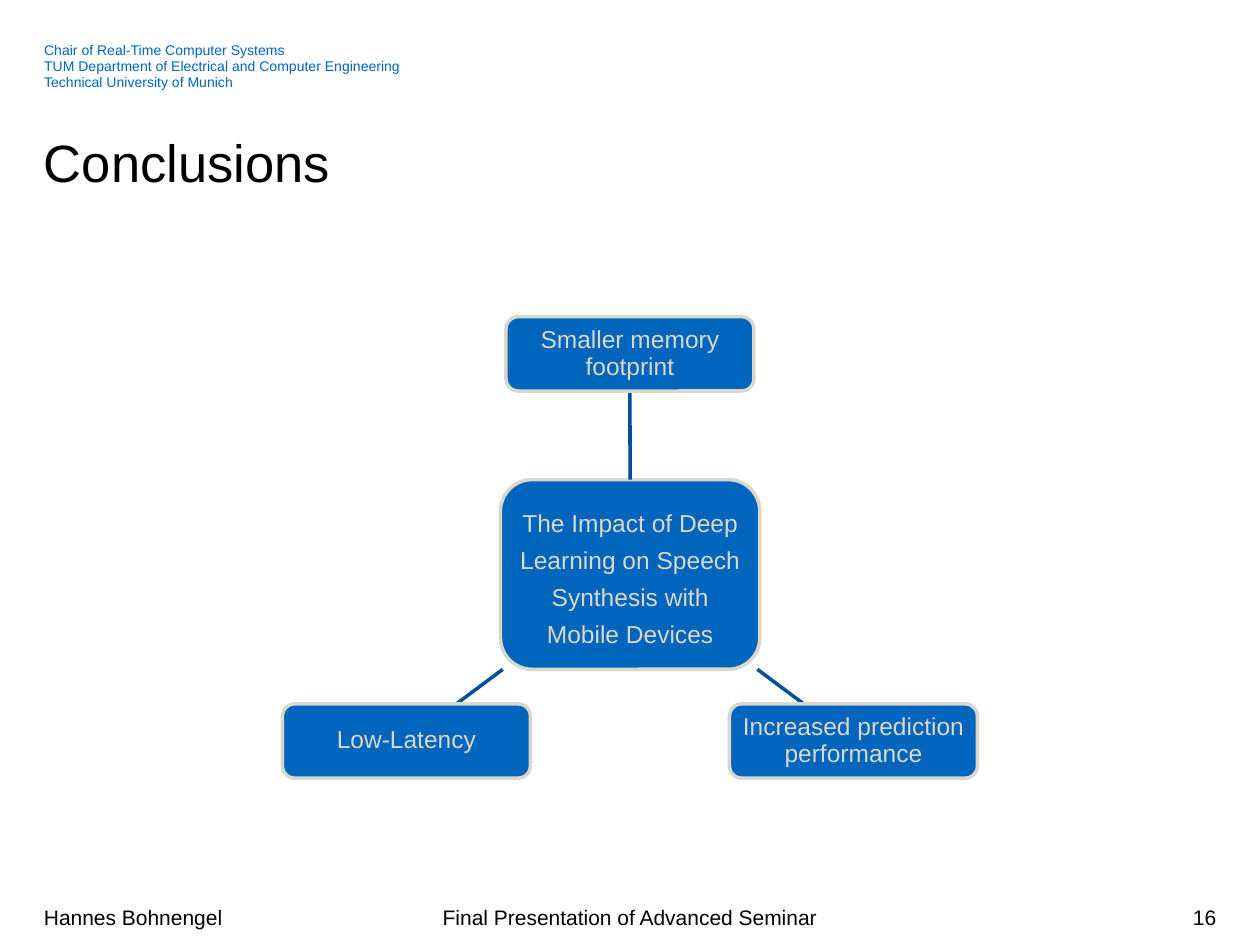
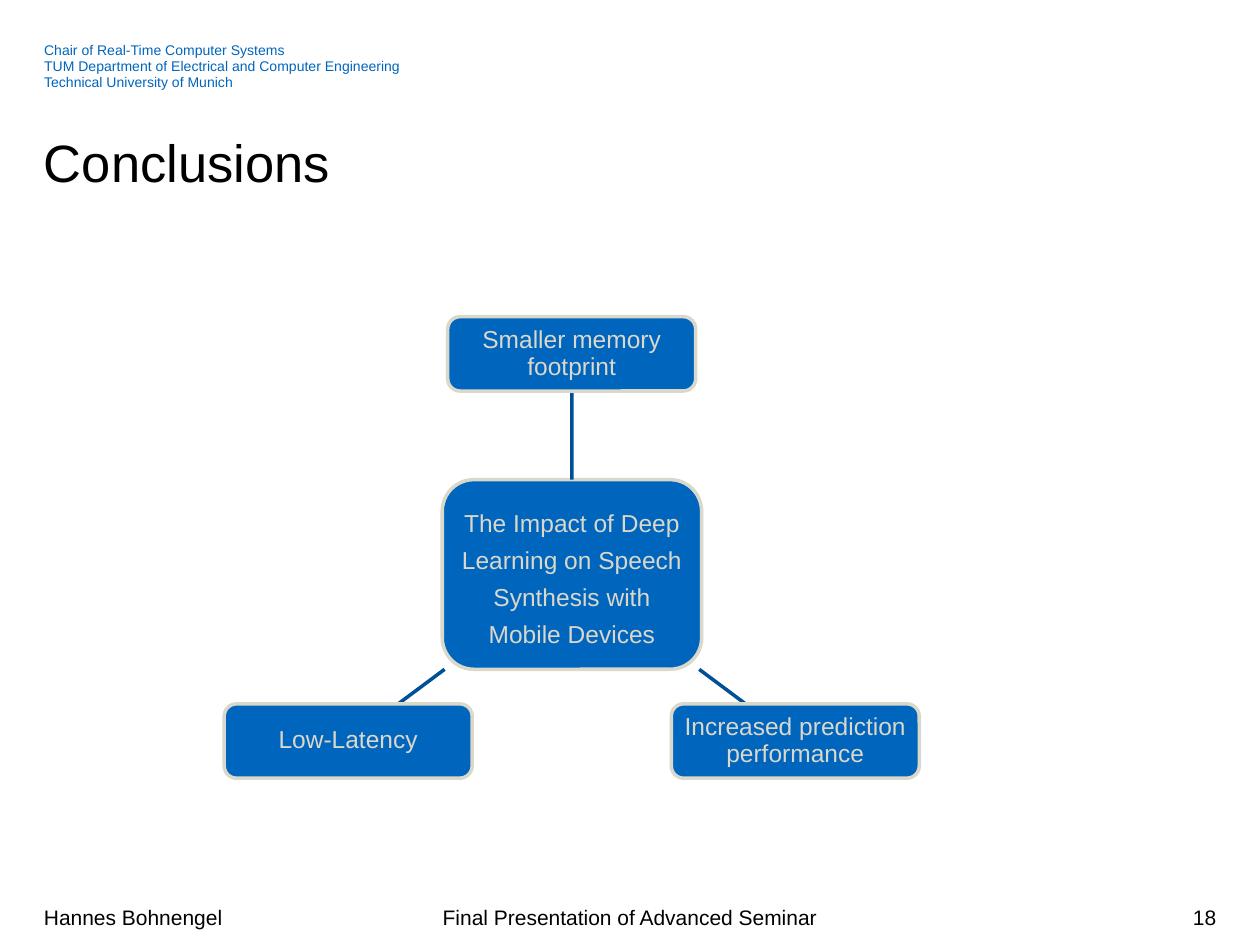
Before and after one commit to hannesb0/deeplearning, a slide deck: slide 18 of pres/Final_Presentation_V02.pptx (slide 16 before the commit). Drawn at 1260x945 pixels with LibreOffice and Linux fonts; fonts in the diff are those of the drawing; background and template pictures are left out. Boxes give left, top, right and bottom in pixels: in the first picture for what was removed or moved away, otherwise in the second. Text is boxed around its words. In the diff, an @@ line names an element or a change of style, - is before the commit and + after.

```diff
--- a/pres/Final_Presentation_V02.pptx
+++ b/pres/Final_Presentation_V02.pptx
@@ 4 texts, 4 rounded rectangles, 3 freeform shapes: place and size @@
-4 texts, 4 rounded rectangles, 3 freeform shapes at [282,316,978,779]
+4 texts, 4 rounded rectangles, 3 freeform shapes at [224,316,920,779]
@@ page number at [1193,910,1216,926]: text changed @@
-16
+18
```
Also in this commit, not shown: 6 other slides changed, 5 slides added, 8 slides removed.
